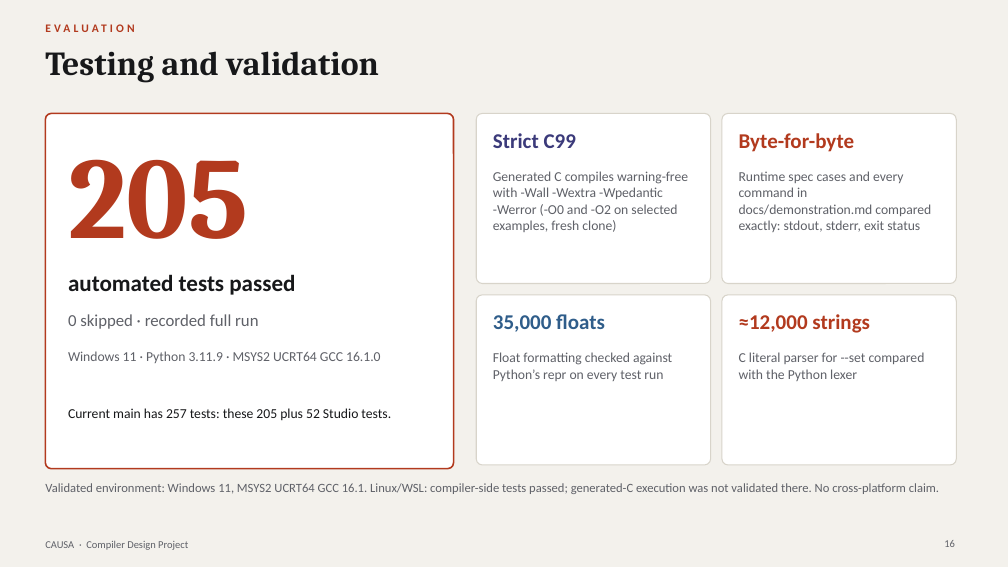
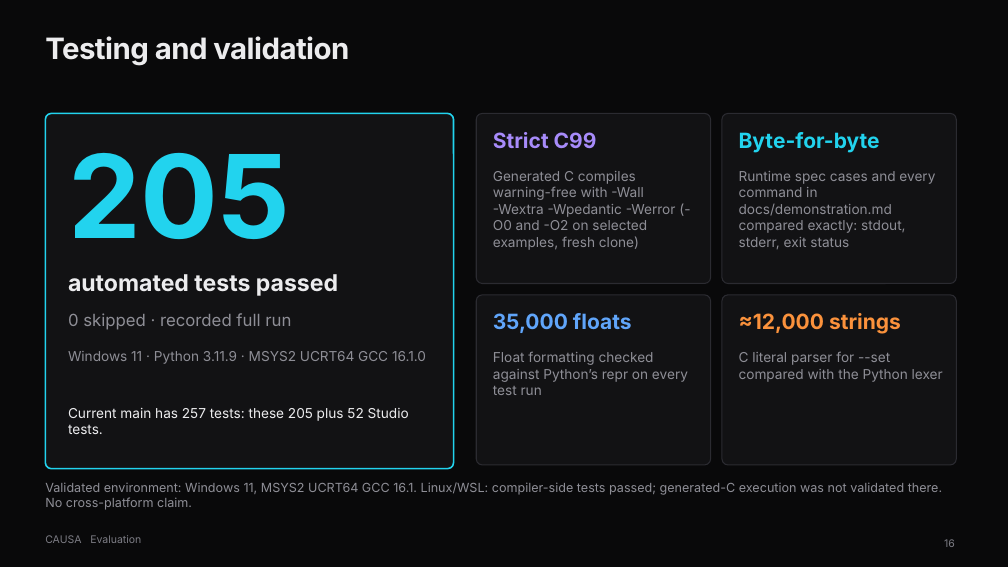
Before and after one commit to ujvall/Causa, a slide deck: slide 16 of presentation/CAUSA_Final_Presentation.pptx. Drawn at 1008x567 pixels with LibreOffice and Linux fonts; fonts in the diff are those of the drawing. Boxes give left, top, right and bottom in pixels: in the first picture for what was removed or moved away, otherwise in the second. Text is boxed around its words. In the diff, an @@ line names an element or a change of style, - is before the commit and + after.

Commit message:
Presentation: matte black theme, Inter typography

```diff
--- a/presentation/CAUSA_Final_Presentation.pptx
+++ b/presentation/CAUSA_Final_Presentation.pptx
@@ background #F3F1EC to #09090A @@
@@ title "Testing and validation": place and size @@
-title "Testing and validation" at <box>45,51,379,83</box>
+title "Testing and validation" at <box>45,36,349,66</box>
@@ title "Testing and validation" at <box>45,36,349,66</box>: size 32 to 28 pt, font Cambria to Inter, text colour #17181A to #ECECEE, letter spacing 0 to -0.5 pt @@
@@ rounded rectangle at <box>45,113,454,469</box>: fill #FFFFFF to #121214; outline #B23A1E 1.5 pt to #22D3EE 1.5 pt @@
@@ text "205" at <box>68,153,290,239</box>: font Cambria to Inter, text colour #B23A1E to #22D3EE @@
@@ text "Strict C99" at <box>493,132,597,149</box>: font Calibri to Inter, text colour #3B3A7A to #A78BFA @@
@@ text "Byte-for-byte" at <box>739,132,880,153</box>: font Calibri to Inter, text colour #B23A1E to #22D3EE @@
@@ text "automated tests passed" at <box>68,274,338,296</box>: font Calibri to Inter, text colour #17181A to #ECECEE @@
@@ fill #FFFFFF to #121214; outline #D8D4CA 1 pt to #2B2B31 1 pt in 4 elements at <box>476,113,711,284</box>, <box>722,113,957,284</box>, <box>476,295,711,465</box>, <box>722,295,957,465</box> @@
@@ text "35,000 floats" at <box>493,313,632,333</box>: font Calibri to Inter, text colour #2F5D8A to #60A5FA @@
@@ text "≈12,000 strings" at <box>739,313,901,334</box>: font Calibri to Inter, text colour #B23A1E to #FB923C @@
@@ text "Current main has 257 tests: ..." at <box>68,408,409,434</box>: font Calibri to Inter, text colour #17181A to #ECECEE @@
@@ font Calibri to Inter, text colour #5F6168 to #8E8E96 in 7 elements at <box>68,313,291,330</box>, <box>68,351,426,364</box>, <box>493,171,676,250</box>, <box>739,171,935,249</box>, <box>493,351,688,395</box>, <box>739,351,943,382</box>, <box>45,482,942,510</box> @@
@@ text at <box>45,535,141,543</box>: text changed; size 11 to 10 pt; font Calibri to Inter; text colour #B23A1E to #7C7C84; bold off @@
-EVALUATION
+CAUSA Evaluation
@@ page number at <box>944,539,955,547</box>: font Calibri to Inter, text colour #5F6168 to #7C7C84 @@
@@ text removed at <box>45,541,188,550</box> @@
-CAUSA · Compiler Design Project
```
Also in this commit, not shown: 19 other slides changed, 3 other files.
